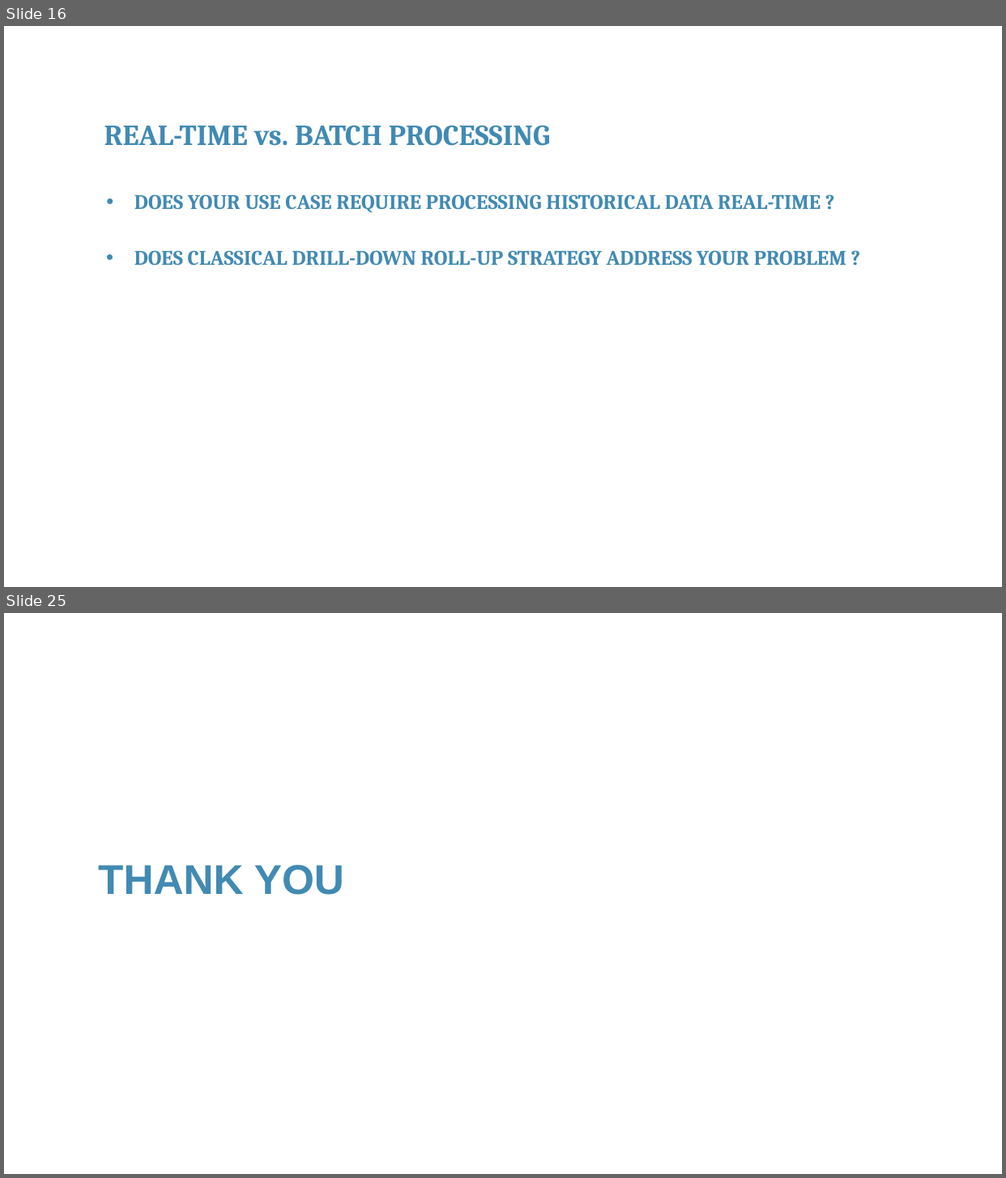
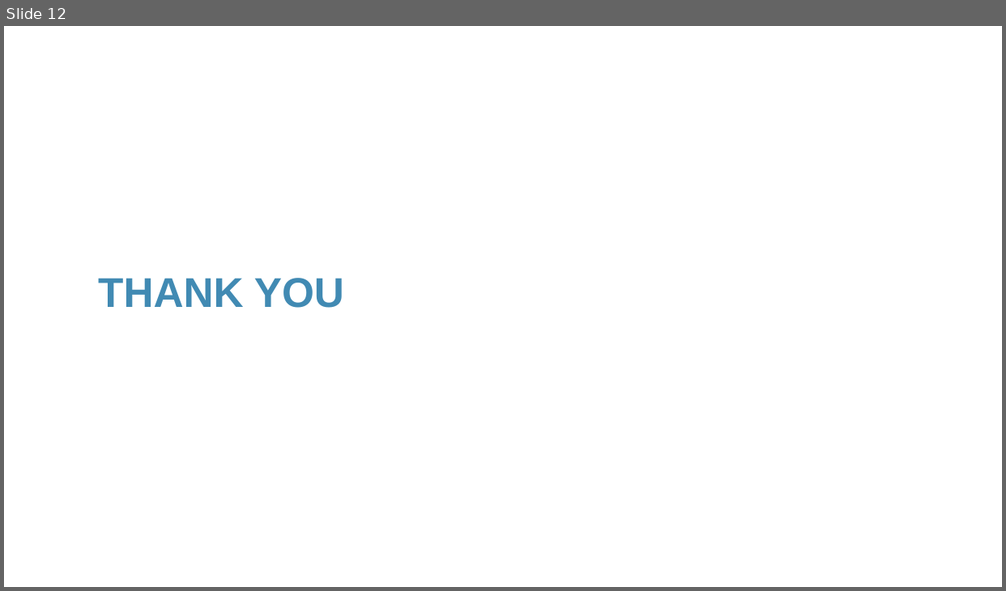
Before and after one commit to franckalbinet/iot-nbtc-itu, a slide deck: presentations/session-3-building-iot-products-programming-aspects.pptx. Shown one above the other, each under a label of ours: slides 16 and 25 before the commit, slide 12 after it; the slides between them are not shown. The pictures are 1006x1178 and 1006x591 pixels, drawn with LibreOffice and Linux fonts; fonts in the diff are those of the drawing; background and template pictures are left out. Boxes give left, top, right and bottom in pixels: in the first picture for what was removed or moved away, otherwise in the second. Text is boxed around its words. In the diff, an @@ line names an element or a change of style, - is before the commit and + after.

Commit message:
draftet pres. for ml and iot-prog-aspects + data analysis continued

```diff
--- a/presentations/session-3-building-iot-products-programming-aspects.pptx
+++ b/presentations/session-3-building-iot-products-programming-aspects.pptx
@@ slide 16 removed at (x1=4, y1=26, x2=1002, y2=587), background #FFFFFF @@
@@ text removed at (x1=104, y1=125, x2=550, y2=146) @@
-REAL-TIME vs. BATCH PROCESSING
@@ text removed at (x1=134, y1=194, x2=820, y2=213) @@
-• DOES YOUR USE CASE REQUIRE PROCESSING HISTORICAL DATA REAL-TIME ?
@@ text removed at (x1=134, y1=250, x2=846, y2=266) @@
-• DOES CLASSICAL DRILL-DOWN ROLL-UP STRATEGY ADDRESS YOUR PROBLEM ?
@@ what was slide 25 is now slide 12 @@
```
Also in this commit, not shown: 1 slide changed, 10 slides added, 22 other slides removed, 2 other files.
